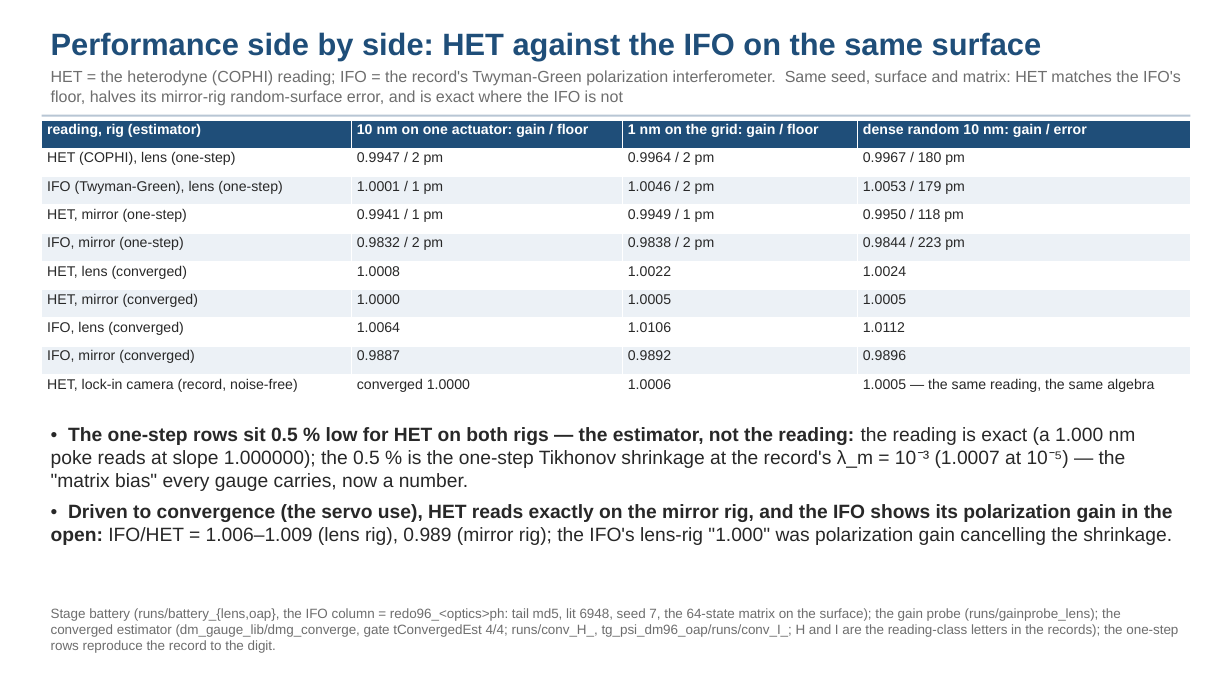
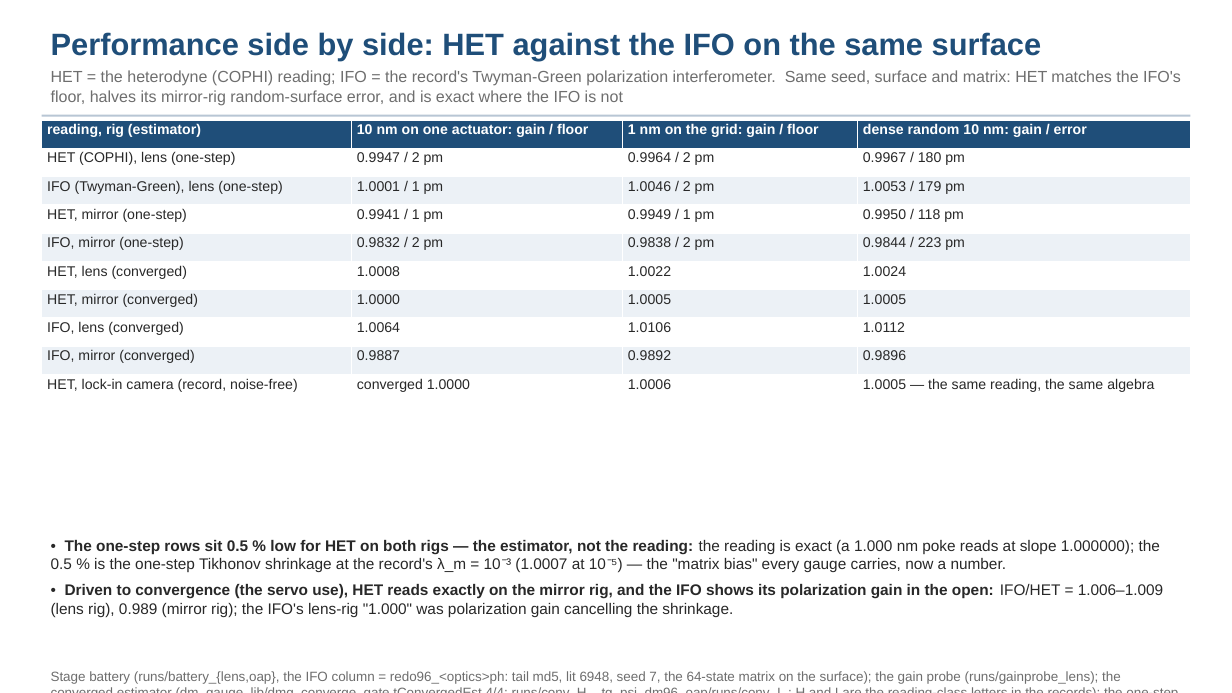
Before and after one commit to nasa-jpl/macos, a slide deck: slide 12 of demo_session/deck_cophi.pptx. Drawn at 1232x693 pixels with LibreOffice and Linux fonts; fonts in the diff are those of the drawing. Boxes give left, top, right and bottom in pixels: in the first picture for what was removed or moved away, otherwise in the second. Text is boxed around its words. In the diff, an @@ line names an element or a change of style, - is before the commit and + after.

```diff
--- a/demo_session/deck_cophi.pptx
+++ b/demo_session/deck_cophi.pptx
@@ text "• The one-step rows sit ...": place and size @@
-text "• The one-step rows sit ..." at [51,427,1173,545]
+text "• The one-step rows sit ..." at [51,540,1163,617]
@@ text "• The one-step rows sit ..." at [51,540,1163,617]: size 15 to 12 pt @@
@@ text "Stage battery (runs/battery_{lens,oap}, the IFO ..." rewrapped from [51,608,1178,637] to [51,671,1121,684] @@
```
Also in this commit, not shown: 3 other slides changed, 15 other files.
